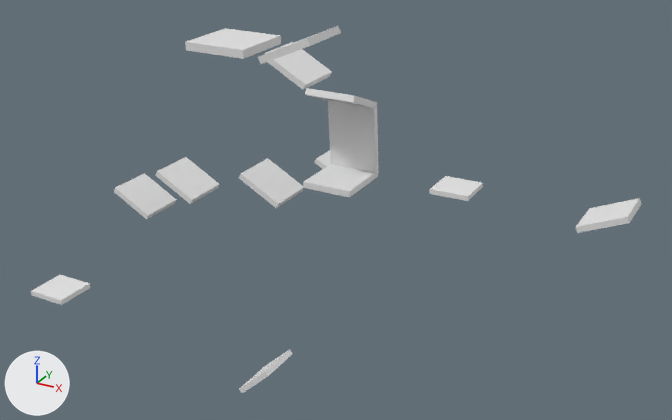
The COLLADA model super-michael-ball/Assets/models/rollinplatfroms.dae, before and after one commit.
Rendered twice from a 50 mm lens placed at (15.6, -22.2, 6.4), pointed at (-1.8, 9.5, -9.5). The lights are fixed; the arrows at lower left show +X, +Y and +Z. Vertices at the same position are counted once.

The older version as bpy lines, for what is in view:
```python
me_cube_001 = bpy.data.meshes.new('Cube.001')
me_cube_001.from_pydata(...)  # 113 vertices, 170 faces; spans x -17.0..10.1, y -1.0..19.0, z -17.6..0.0
ob_cube = bpy.data.objects.new('Cube', me_cube_001)
ob_cube.location = (0.0, 0.0, 0.0)
```
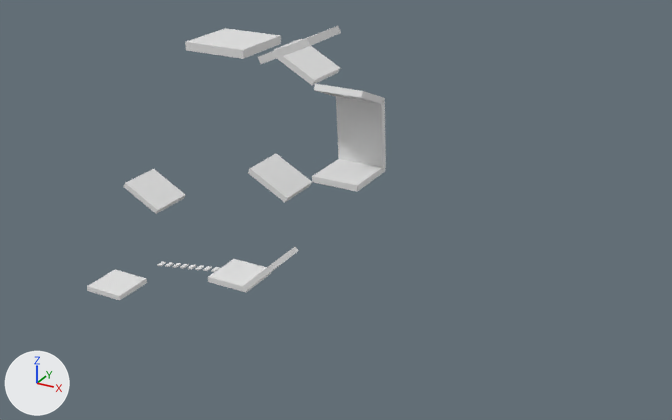
The edits, one by one:
me_cube_001 is used by ob_cube; location (0.0, 0.0, 0.0).
me_cube_001 had 113 vertices, 170 faces and spanned x -17.0..10.1, y -1.0..19.0, z -17.6..0.0.
me_cube_001 now has 153 vertices, 230 faces and spans x -13.9..1.4, y -1.0..9.1, z -15.2..0.0.
me_cube_001 part 1: the loose piece of 8 vertices spanning x -1.3..0.7, y 6.2..8.2, z -4.3..-3.3 is moved by (0.0, 0.7, 0.0).
me_cube_001 part 2: the loose piece of 8 vertices spanning x -3.2..-1.3, y 6.3..8.3, z -3.4..-2.2 is moved by (0.0, 0.7, 0.0).
me_cube_001 part 3: the loose piece of 9 vertices spanning x -1.3..0.7, y 7.9..8.4, z -7.0..-4.0 is moved by (0.0, 0.7, 0.0).
me_cube_001 part 4: the loose piece of 8 vertices spanning x -1.3..0.7, y 6.0..8.4, z -7.1..-6.9 is moved by (0.0, 0.7, 0.0).
me_cube_001 part 5: the loose piece of 8 vertices spanning x -4.6..-2.7, y 6.4..8.4, z -8.4..-7.3 is moved by (0.0, 0.7, 0.0).
me_cube_001 part 6: the loose piece of 8 vertices spanning x -17.0..-15.0, y 6.0..8.0, z -16.0..-15.7 is moved by (10.4, 0.7, 3.1).
me_cube_001 part 7: the loose piece of 8 vertices spanning x -4.8..-3.2, y 6.0..8.0, z -17.6..-16.1 is moved by (0.0, 0.7, 4.8).
me_cube_001 part 8: the loose piece of 8 vertices spanning x -11.3..-9.4, y 6.4..8.4, z -10.4..-9.2 is moved by (0.0, 0.7, 0.0).
me_cube_001 part 9: the loose piece of 8 vertices spanning x -8.9..-7.0, y 6.4..8.4, z -9.2..-8.0 is turned 151.3 degrees about the y axis through its middle, then moved by (-5.0, 0.3, -6.5).
me_cube_001 part 10: the loose piece of 8 vertices spanning x -5.6..-3.7, y 14.2..16.2, z -10.6..-9.4 is deleted.
me_cube_001 part 11: the loose piece of 8 vertices spanning x -0.7..1.3, y 17.0..19.0, z -11.3..-11.0 is deleted.
me_cube_001 part 12: the loose piece of 8 vertices spanning x 8.2..10.1, y 10.0..12.0, z -8.5..-7.5 is deleted.
Part 13, on me_cube_001:
32 vertices are added at x -10.1..-6.8, y 7.9, z -13.3..-12.7.
32 new vertices lie (0.0, -0.4, 0.0) away from vertices in x -10.1..-6.8, y 7.9, z -13.3..-12.7.
96 new faces join them.

Changed parts and their boxes [x1, y1, x2, y2] in the pictures (672 x 420 px; the box of a moved part takes in the faces that stretch with it):
'Cube', reshaped (51% narrower, 25% shorter): before [31, 26, 641, 393]; after [87, 26, 386, 301]
part 1 of me_cube_001, moved or reshaped: before [305, 88, 377, 109]; after [314, 84, 385, 104]
part 2 of me_cube_001, moved or reshaped: before [264, 42, 332, 90]; after [274, 39, 340, 85]
part 3 of me_cube_001, moved or reshaped: before [328, 101, 379, 176]; after [336, 97, 386, 170]
part 4 of me_cube_001, moved or reshaped: before [303, 164, 378, 197]; after [312, 159, 385, 192]
part 5 of me_cube_001, moved or reshaped: before [239, 158, 304, 208]; after [248, 154, 312, 202]
part 6 of me_cube_001, moved or reshaped: before [31, 275, 90, 305]; after [208, 259, 271, 292]
part 7 of me_cube_001, moved or reshaped: before [239, 349, 293, 393]; after [243, 247, 298, 291]
part 8 of me_cube_001, moved or reshaped: before [114, 173, 177, 219]; after [123, 169, 185, 214]
part 9 of me_cube_001, moved or reshaped: before [155, 157, 220, 204]; after [87, 270, 147, 301]
part 10 of me_cube_001, deleted: before [314, 150, 331, 169]
part 11 of me_cube_001, deleted: before [429, 176, 483, 201]
part 12 of me_cube_001, deleted: before [576, 198, 641, 233]
part 13 of me_cube_001, added: after [158, 262, 220, 272]
